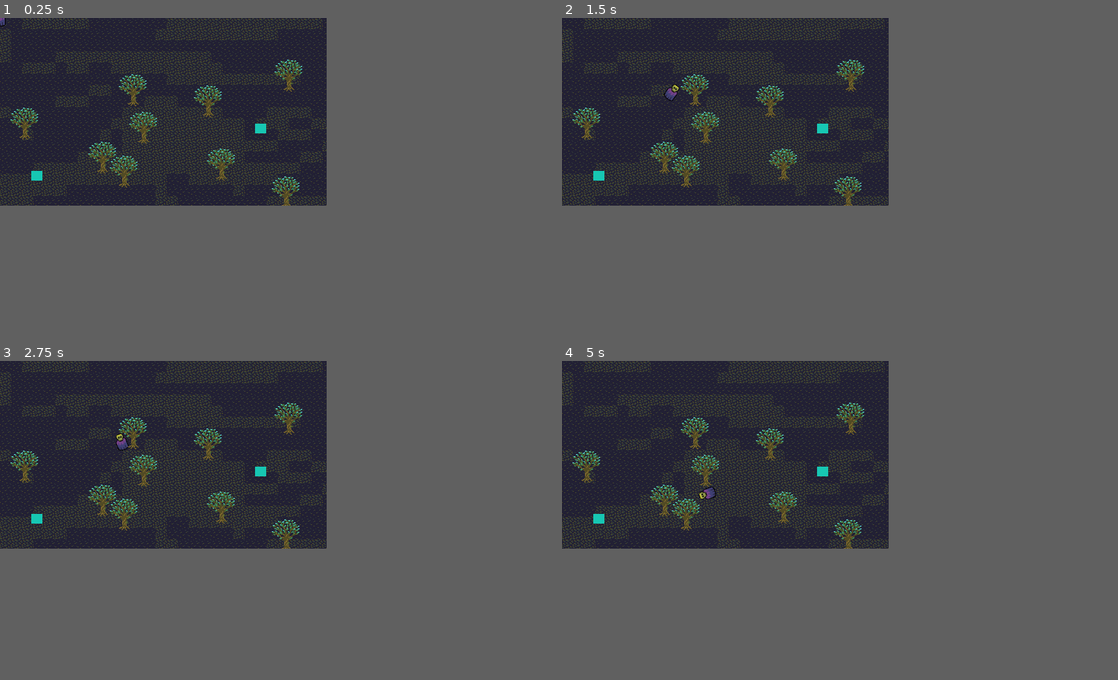
Above: before the commit, frames 1-4 (two rows, left to right).
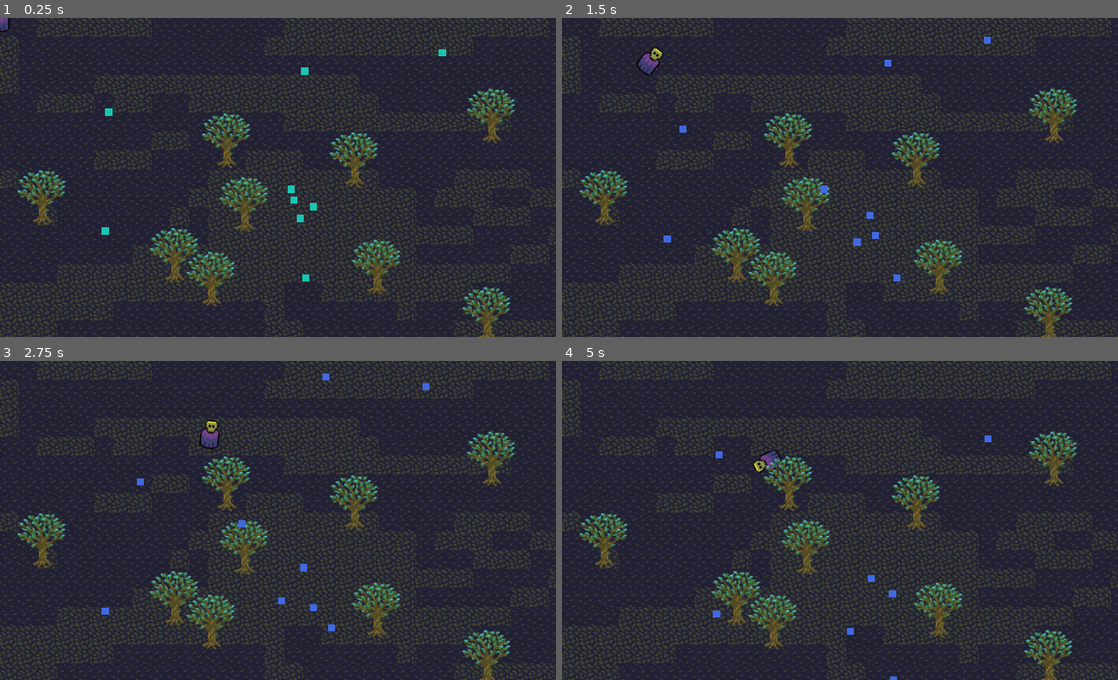
Above: after the commit, the same moments.

Repository: Tinsuit/GrimHarvester
Game: Godot game, scene res://Forest.tscn
The game is run twice, just before and just after one commit, with the same random seed, the same clock (stepped at 60 frames per second) and the same inputs.
Inputs (mouse positions are in pixels of both pictures, inside the frame that each line leads up to):
- Up to frame 1 (0.25 s): no input
- Up to frame 2 (1.5 s): move the mouse to (795, 100) at 0.52 s; click (795, 100) at 0.6 s; drag from (662, 120) to (823, 129) at 1.27 s
- Up to frame 3 (2.75 s): move the mouse to (194, 412) at 2.02 s; click (194, 412) at 2.1 s
- Up to frame 4 (5 s): drag from (706, 491) to (600, 517) at 2.77 s; move the mouse to (823, 482) at 3.52 s; click (823, 482) at 3.6 s; drag from (628, 427) to (678, 408) at 4.27 s
The window is 470x270 before the commit and 800x459 after it. Grey fills any space a smaller window leaves; there, only what the larger window draws over its background counts as a difference.

The runs differ from the first frame. In frame 1, 25% of the frame differs, in the area x 0-100%, y 0-100%; in frame 2, 25%; in frame 3, 25%; in frame 4, 25%.

Commit message:
spirits come alive

Diff:
--- a/project/Forest.gd
+++ /dev/null
@@ -1,16 +0,0 @@
-extends Node2D
-
-
-
-# Called when the node enters the scene tree for the first time.
-func _ready():
-	pass # Replace with function body.
-
-
-# Called every frame. 'delta' is the elapsed time since the previous frame.
-#func _process(delta):
-#	pass
-
-func _on_Spirit_grim_entered():
-	if $PlayerGrim.running == true:
-		pass
--- a/project/Forest.tscn
+++ b/project/Forest.tscn
@@ -2,7 +2,7 @@
 
 [ext_resource path="res://scripts/PlayerGrim.gd" type="Script" id=1]
 [ext_resource path="res://Spirit.tscn" type="PackedScene" id=2]
-[ext_resource path="res://Forest.gd" type="Script" id=3]
+[ext_resource path="res://scripts/Forest.gd" type="Script" id=3]
 [ext_resource path="res://textures/ground-leaves.png" type="Texture" id=4]
 [ext_resource path="res://textures/ground.png" type="Texture" id=5]
 [ext_resource path="res://textures/tree.png" type="Texture" id=6]
@@ -62,6 +62,7 @@
 shape = SubResource( 4 )
 
 [node name="DoubleTap" type="Timer" parent="PlayerGrim"]
+wait_time = 0.75
 one_shot = true
 
 [node name="Sprite" type="Sprite" parent="PlayerGrim"]
@@ -186,10 +187,50 @@
 [node name="Sprite" type="Sprite" parent="Trees/Tree9"]
 texture = ExtResource( 6 )
 
-[node name="Spirit2" parent="." instance=ExtResource( 2 )]
-position = Vector2( 375, 159 )
-
-[node name="Spirit" parent="." instance=ExtResource( 2 )]
-position = Vector2( 53, 227 )
-
-[connection signal="grim_entered" from="Spirit" to="." method="_on_Spirit_grim_entered"]
+[node name="Spirits" type="Node2D" parent="."]
+
+[node name="Spirit" parent="Spirits" instance=ExtResource( 2 )]
+position = Vector2( 251, 145 )
+
+[node name="Spirit2" parent="Spirits" instance=ExtResource( 2 )]
+position = Vector2( 254, 220 )
+
+[node name="Spirit3" parent="Spirits" instance=ExtResource( 2 )]
+position = Vector2( 265, 155 )
+
+[node name="Spirit4" parent="Spirits" instance=ExtResource( 2 )]
+position = Vector2( 244, 154 )
+
+[node name="Spirit5" parent="Spirits" instance=ExtResource( 2 )]
+position = Vector2( 254, 165 )
+
+[node name="Spirit6" parent="Spirits" instance=ExtResource( 2 )]
+position = Vector2( 374, 34 )
+
+[node name="Spirit7" parent="Spirits" instance=ExtResource( 2 )]
+position = Vector2( 92, 75 )
+
+[node name="Spirit8" parent="Spirits" instance=ExtResource( 2 )]
+position = Vector2( 89, 185 )
+
+[node name="Spirit9" parent="Spirits" instance=ExtResource( 2 )]
+position = Vector2( 253, 45 )
+
+[connection signal="grim_neared" from="Spirits/Spirit" to="." method="_on_Spirit_grim_neared"]
+[connection signal="grim_touched" from="Spirits/Spirit" to="." method="_on_Spirit_grim_touched"]
+[connection signal="grim_neared" from="Spirits/Spirit2" to="." method="_on_Spirit_grim_neared"]
+[connection signal="grim_touched" from="Spirits/Spirit2" to="." method="_on_Spirit_grim_touched"]
+[connection signal="grim_neared" from="Spirits/Spirit3" to="." method="_on_Spirit_grim_neared"]
+[connection signal="grim_touched" from="Spirits/Spirit3" to="." method="_on_Spirit_grim_touched"]
+[connection signal="grim_neared" from="Spirits/Spirit4" to="." method="_on_Spirit_grim_neared"]
+[connection signal="grim_touched" from="Spirits/Spirit4" to="." method="_on_Spirit_grim_touched"]
+[connection signal="grim_neared" from="Spirits/Spirit5" to="." method="_on_Spirit_grim_neared"]
+[connection signal="grim_touched" from="Spirits/Spirit5" to="." method="_on_Spirit_grim_touched"]
+[connection signal="grim_neared" from="Spirits/Spirit6" to="." method="_on_Spirit_grim_neared"]
+[connection signal="grim_touched" from="Spirits/Spirit6" to="." method="_on_Spirit_grim_touched"]
+[connection signal="grim_neared" from="Spirits/Spirit7" to="." method="_on_Spirit_grim_neared"]
+[connection signal="grim_touched" from="Spirits/Spirit7" to="." method="_on_Spirit_grim_touched"]
+[connection signal="grim_neared" from="Spirits/Spirit8" to="." method="_on_Spirit_grim_neared"]
+[connection signal="grim_touched" from="Spirits/Spirit8" to="." method="_on_Spirit_grim_touched"]
+[connection signal="grim_neared" from="Spirits/Spirit9" to="." method="_on_Spirit_grim_neared"]
+[connection signal="grim_touched" from="Spirits/Spirit9" to="." method="_on_Spirit_grim_touched"]
--- a/project/Spirit.gd
+++ /dev/null
@@ -1,28 +0,0 @@
-extends KinematicBody2D
-
-export var speed = 210
-var dir
-
-signal grim_entered
-
-# Called when the node enters the scene tree for the first time.
-func _ready():
-	pass # Replace with function body.
-
-
-# Called every frame. 'delta' is the elapsed time since the previous frame.
-func _process(delta):
-	if dir != null:
-		move_and_slide(dir * speed)
-
-
-
-
-func _on_Area2D_body_entered(body: Node):
-	if body.name == "PlayerGrim":
-		emit_signal("grim_entered")
-
-
-
-func _on_Run_timeout():
-	dir = null
--- a/project/Spirit.tscn
+++ b/project/Spirit.tscn
@@ -1,33 +1,41 @@
-[gd_scene load_steps=4 format=2]
+[gd_scene load_steps=5 format=2]
 
-[ext_resource path="res://Spirit.gd" type="Script" id=1]
+[ext_resource path="res://scripts/Spirit.gd" type="Script" id=1]
 
 [sub_resource type="RectangleShape2D" id=1]
-extents = Vector2( 7.5, 7 )
+extents = Vector2( 2, 2 )
 
 [sub_resource type="CircleShape2D" id=2]
-radius = 30.1496
+radius = 35.0143
+
+[sub_resource type="RectangleShape2D" id=3]
+extents = Vector2( 3, 3 )
 
 [node name="Spirit" type="KinematicBody2D"]
 script = ExtResource( 1 )
 
 [node name="ColorRect" type="ColorRect" parent="."]
-margin_left = -8.0
-margin_top = -7.0
-margin_right = 8.0
-margin_bottom = 7.0
+margin_left = -3.0
+margin_top = -3.0
+margin_right = 3.0
+margin_bottom = 3.0
 color = Color( 0.0901961, 0.780392, 0.701961, 1 )
 
-[node name="CollisionShape2D" type="CollisionShape2D" parent="."]
-position = Vector2( 0.5, 0 )
+[node name="CollisionShape2D3" type="CollisionShape2D" parent="."]
 shape = SubResource( 1 )
 
-[node name="Area2D" type="Area2D" parent="."]
+[node name="Aura" type="Area2D" parent="."]
 
-[node name="CollisionShape2D" type="CollisionShape2D" parent="Area2D"]
+[node name="CollisionShape2D" type="CollisionShape2D" parent="Aura"]
 shape = SubResource( 2 )
 
 [node name="Run" type="Timer" parent="."]
 
-[connection signal="body_entered" from="Area2D" to="." method="_on_Area2D_body_entered"]
+[node name="Body" type="Area2D" parent="."]
+
+[node name="CollisionShape2D2" type="CollisionShape2D" parent="Body"]
+shape = SubResource( 3 )
+
+[connection signal="body_entered" from="Aura" to="." method="_on_Aura_Area2D_body_entered"]
 [connection signal="timeout" from="Run" to="." method="_on_Run_timeout"]
+[connection signal="body_entered" from="Body" to="." method="_on_Body_body_entered"]
--- a/project/project.godot
+++ b/project/project.godot
@@ -18,6 +18,9 @@
 
 window/size/width=470
 window/size/height=270
+window/size/test_width=940
+window/size/test_height=440
+window/stretch/mode="2d"
 window/stretch/aspect="keep"
 
 [gui]
--- /dev/null
+++ b/project/scripts/Forest.gd
@@ -0,0 +1,25 @@
+extends Node2D
+
+
+
+# Called when the node enters the scene tree for the first time.
+func _ready():
+	pass # Replace with function body.
+
+
+# Called every frame. 'delta' is the elapsed time since the previous frame.
+#func _process(delta):
+#	pass
+
+func _on_Spirit_grim_entered():
+	if $PlayerGrim.running == true:
+		pass
+
+
+func _on_Spirit_grim_neared(spirit):
+	if $PlayerGrim.running == true:
+		spirit.run_away($PlayerGrim.position)
+
+
+func _on_Spirit_grim_touched(spirit):
+	spirit.queue_free()
--- a/project/scripts/PlayerGrim.gd
+++ b/project/scripts/PlayerGrim.gd
@@ -1,7 +1,7 @@
 extends KinematicBody2D
 
 
-export var speed:int = 200
+export var speed:int = 50
 var target
 var running = false
 onready var timer = $DoubleTap
@@ -13,20 +13,10 @@
 
 # Called every frame. 'delta' is the elapsed time since the previous frame.
 func _physics_process(delta):
-	if Input.is_action_just_pressed("point"):
-		var mouse = get_global_mouse_position()
-		look_at(mouse)
-		target = mouse
-		if timer.time_left > 0:
-			running = true
-		else:
-			running = false
-			timer.start()
-
 	if target != null:
 		var velocity:Vector2 = (target-position).normalized() * speed * (2 if running else 1)
 		var collision = move_and_collide(velocity * delta)
-		if collision != null || position.distance_to(target) < 10:
+		if collision != null || position.distance_to(target) < 4:
 			reset()
 
 func _unhandled_input(event):
@@ -34,7 +24,16 @@
 		look_at(event.position)
 		target = event.position
 		timer.stop()
+	elif event is InputEventScreenTouch:
+		target = event.position
+		look_at(target)
+		print(timer.time_left)
+		if timer.time_left > 0:
+			running = true
+		else:
+			running = false
+			timer.start()
 
 func reset():
-	target == null
+	target = null
 	running = false
--- /dev/null
+++ b/project/scripts/Spirit.gd
@@ -0,0 +1,56 @@
+extends KinematicBody2D
+
+export var speed = 20
+const MIN_TIME = 1
+const MAX_TIME = 2
+var dir
+var running = false
+
+signal grim_neared(spirit)
+signal grim_touched(spirit)
+
+var directions = {
+	"Up": Vector2(0, -1),
+	"Down": Vector2(0, 1),
+	"Left": Vector2(-1, 0),
+	"Right": Vector2(1, 0)
+}
+
+# Called when the node enters the scene tree for the first time.
+func _ready():
+	randomize()
+
+
+# Called every frame. 'delta' is the elapsed time since the previous frame.
+func _process(delta):
+	if dir != null:
+		move_and_slide(dir * speed * (3 if running else 1))
+	else:
+		dir = directions.values()[randi() % directions.size()]
+		$Run.wait_time = randf() + 0.5
+		$Run.start()
+
+
+
+func _on_Run_timeout():
+	dir = null
+	$ColorRect.color = Color.royalblue
+	running = false
+
+func run_away(pos:Vector2):
+	dir = (position-pos).normalized()
+	$Run.wait_time = randf() + 0.5
+	$Run.start()
+	$ColorRect.color = Color.red
+	running = true
+
+
+func _on_Aura_Area2D_body_entered(body:Node):
+	if body.name == "PlayerGrim":
+		emit_signal("grim_neared", self)
+
+func _on_Body_body_entered(body:Node):
+	if body.name == "PlayerGrim":
+		emit_signal("grim_touched", self)
+	else:
+		 print(body.name)
Not shown, changed: index.html
Not shown, changed: index.js
Not shown, changed: index.pck
Not shown, changed: index.wasm
